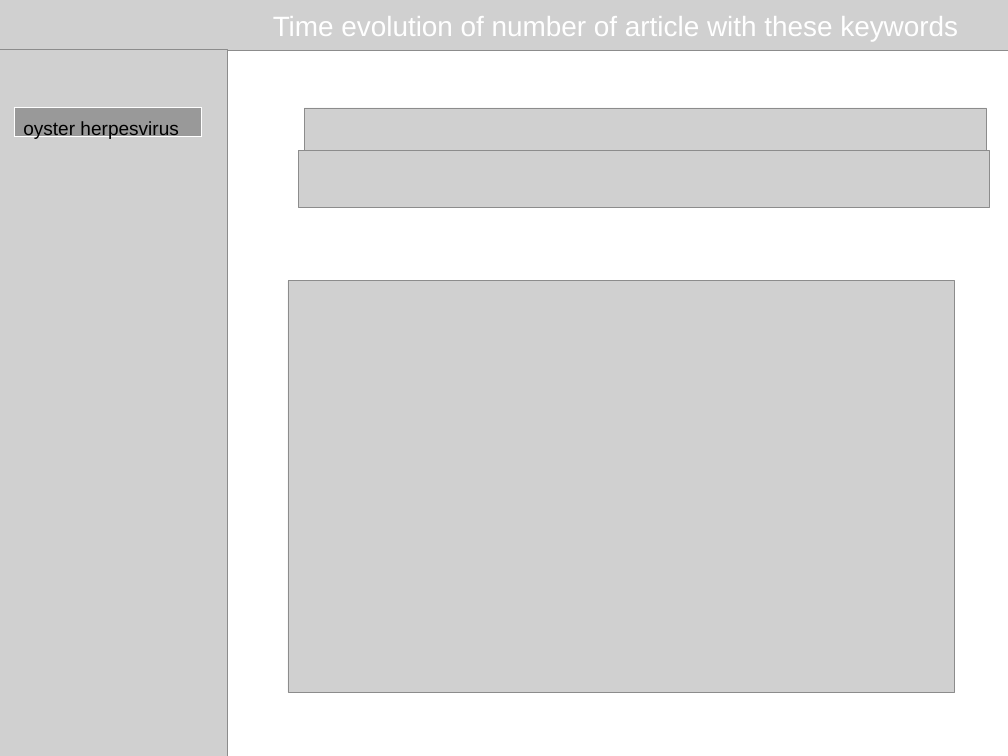
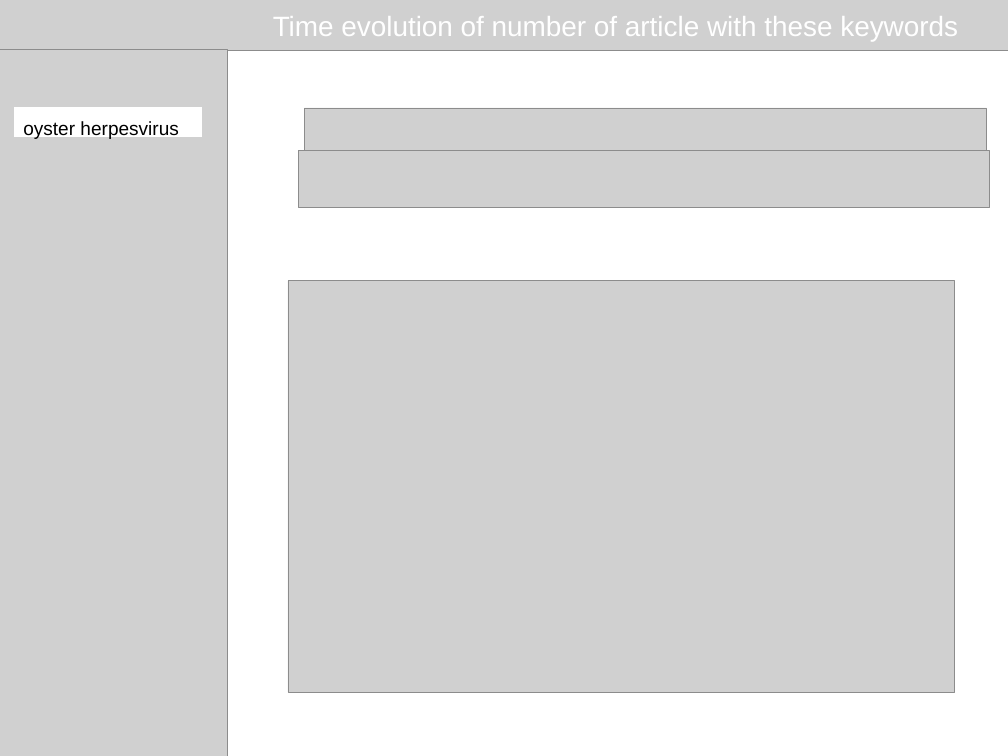
Before and after one commit to propan2one/BibliographeR, a slide deck: slide 3 of slidesUser2019.odp. Drawn at 1008x756 pixels with LibreOffice and Linux fonts; fonts in the diff are those of the drawing; grey boxes stand for pictures. Boxes give left, top, right and bottom in pixels: in the first picture for what was removed or moved away, otherwise in the second. Text is boxed around its words. In the diff, an @@ line names an element or a change of style, - is before the commit and + after.

```diff
--- a/slidesUser2019.odp
+++ b/slidesUser2019.odp
@@ rectangle at (15,108,202,136): fill #999999 to #FFFFFF @@
```
Also in this commit, not shown: 8 other slides changed, 2 slides added, 5 slides removed, 2 other files.
